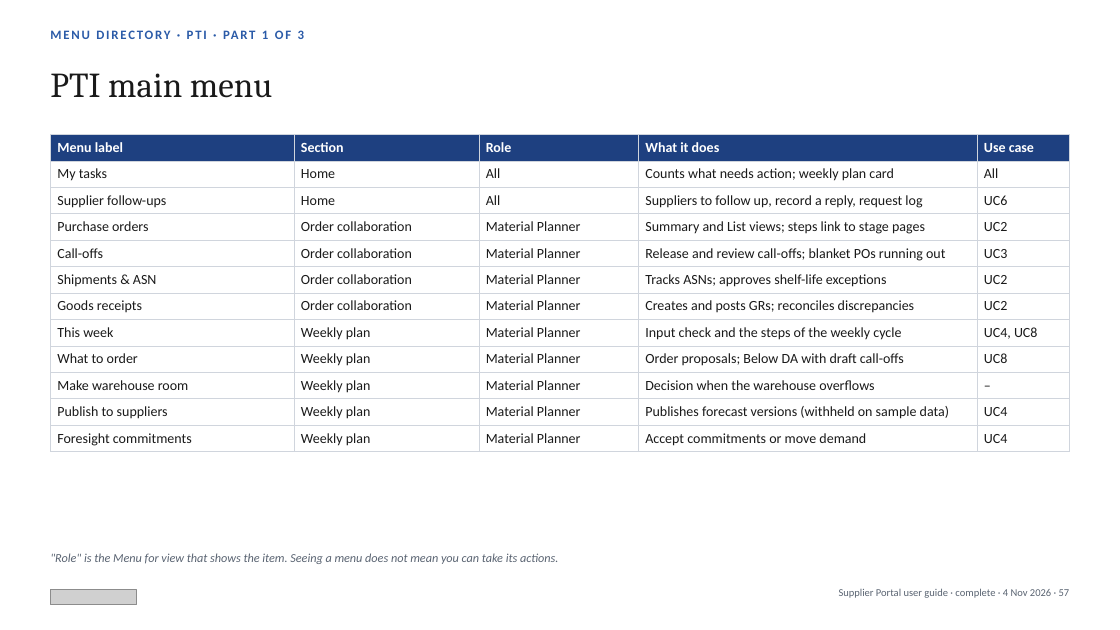
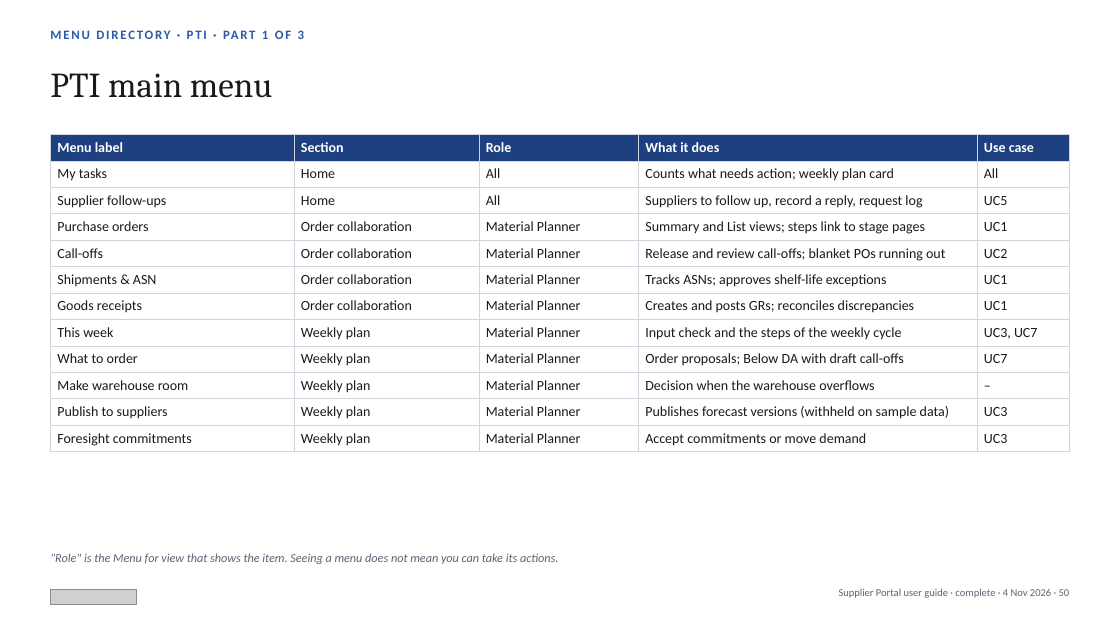
Before and after one commit to javal999/paragon-supplier-portal, a slide deck: slide 50 of docs/supplier-hub/user-guide/Paragon-Supplier-Portal-User-Guide.pptx (slide 57 before the commit). Drawn at 1120x630 pixels with LibreOffice and Linux fonts; fonts in the diff are those of the drawing; grey boxes stand for pictures. Boxes give left, top, right and bottom in pixels: in the first picture for what was removed or moved away, otherwise in the second. Text is boxed around its words. In the diff, an @@ line names an element or a change of style, - is before the commit and + after.

```diff
--- a/docs/supplier-hub/user-guide/Paragon-Supplier-Portal-User-Guide.pptx
+++ b/docs/supplier-hub/user-guide/Paragon-Supplier-Portal-User-Guide.pptx
@@ table at (50,134,1070,450) @@
-row 3, column 5: UC6
+row 3, column 5: UC5
-row 4, column 5: UC2
+row 4, column 5: UC1
-row 5, column 5: UC3
+row 5, column 5: UC2
-row 6, column 5: UC2
+row 6, column 5: UC1
-row 7, column 5: UC2
+row 7, column 5: UC1
-row 8, column 5: UC4, UC8
+row 8, column 5: UC3, UC7
-row 9, column 5: UC8
+row 9, column 5: UC7
-row 11, column 5: UC4
+row 11, column 5: UC3
-row 12, column 5: UC4
+row 12, column 5: UC3
@@ text at (839,588,1070,598): text changed @@
-Supplier Portal user guide · complete · 4 Nov 2026 · 57
+Supplier Portal user guide · complete · 4 Nov 2026 · 50
```
Also in this commit, not shown: 48 other slides changed, 7 slides removed, 9 other files.
